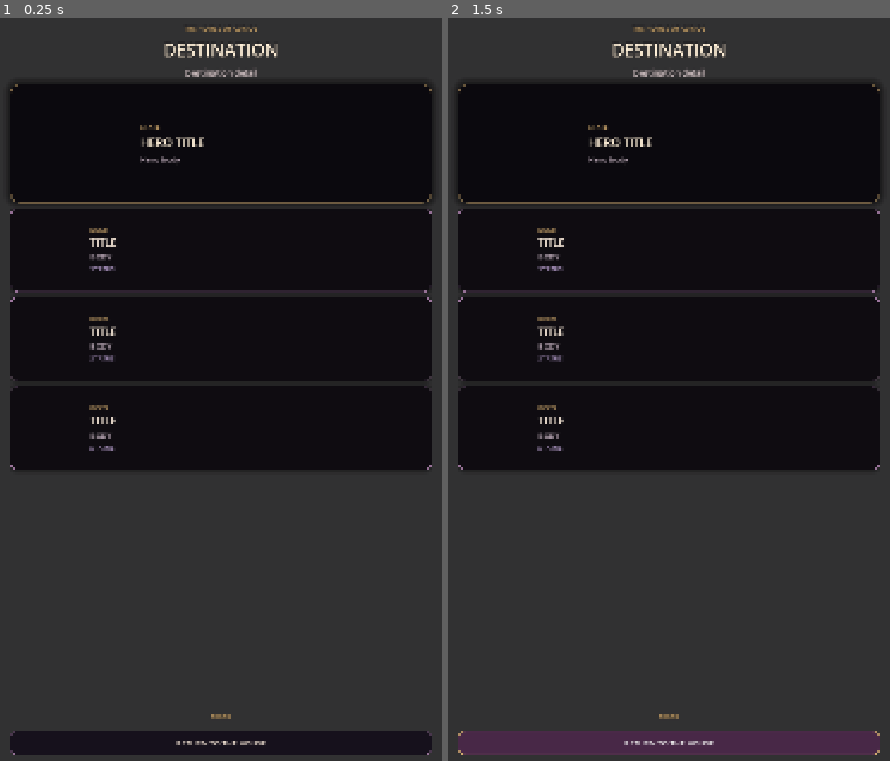
Above: before the commit, frames 1-2 (left to right).
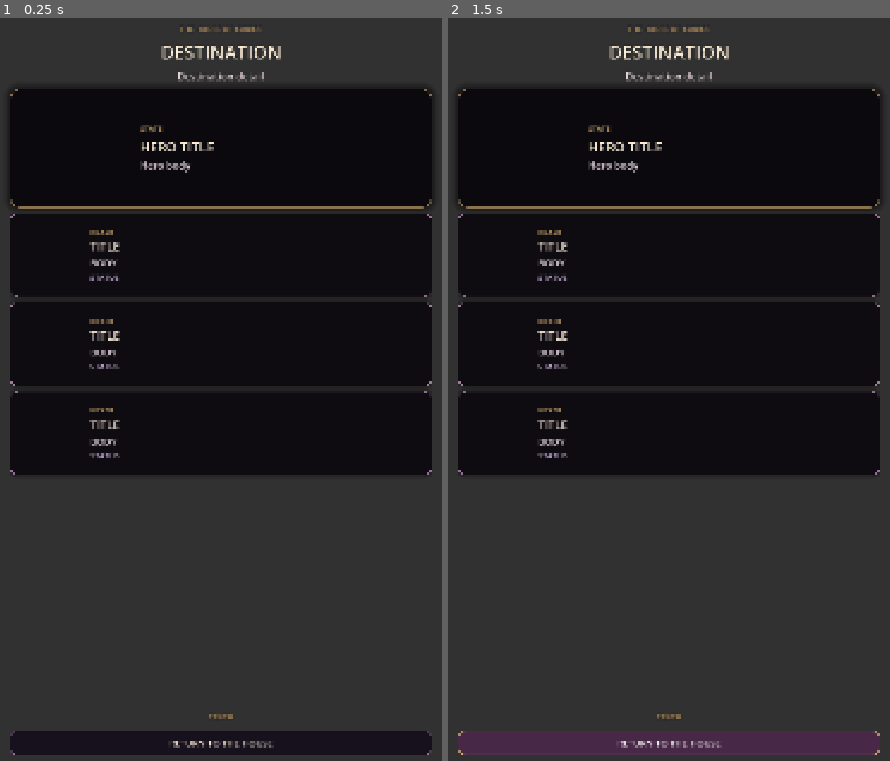
Above: after the commit, the same moments.

Repository: Jay-prodesign/akilta-match3
Game: Godot game, scene res://src/ui/meta/meta_destination_screen.tscn
The game is run twice, just before and just after one commit, with the same random seed, the same clock (stepped at 60 frames per second) and the same inputs. This scene is started directly instead of the project's main scene.
Inputs (mouse positions are in pixels of both pictures, inside the frame that each line leads up to):
- Up to frame 1 (0.25 s): no input
- Up to frame 2 (1.5 s): tap Enter at 0.5 s; move the mouse to (766, 367) at 0.52 s; click (766, 367) at 0.67 s; click "RETURN TO THE HOUSE" at 1.25 s

The runs differ from the first frame. In frame 1, 4.2% of the frame differs, in the area x 2-98%, y 1-99%; in frame 2, 4.2%.

Commit message:
Set mobile-readable typography hierarchy for meta destinations

Diff:
--- a/src/ui/meta/meta_destination_screen.tscn
+++ b/src/ui/meta/meta_destination_screen.tscn
@@ -109,7 +109,7 @@
 theme_override_colors/font_color = Color(0.831, 0.678, 0.439, 1)
 theme_override_colors/font_outline_color = Color(0.02, 0.014, 0.028, 0.95)
 theme_override_constants/outline_size = 4
-theme_override_font_sizes/font_size = 16
+theme_override_font_sizes/font_size = 18
 text = "THE HOUSE OF CURIOS"
 horizontal_alignment = 1
 
@@ -118,103 +118,103 @@
 theme_override_colors/font_color = Color(1, 0.941, 0.847, 1)
 theme_override_colors/font_outline_color = Color(0.02, 0.014, 0.028, 0.97)
 theme_override_constants/outline_size = 6
-theme_override_font_sizes/font_size = 42
+theme_override_font_sizes/font_size = 44
 text = "DESTINATION"
 horizontal_alignment = 1
 
 [node name="Detail" type="Label" parent="FeatureLayout"]
 layout_mode = 2
-theme_override_colors/font_color = Color(0.89, 0.824, 0.83, 1)
+theme_override_colors/font_color = Color(0.95, 0.89, 0.90, 1)
+theme_override_colors/font_outline_color = Color(0.02, 0.014, 0.028, 0.9)
+theme_override_constants/outline_size = 3
+theme_override_font_sizes/font_size = 24
+text = "Destination detail"
+horizontal_alignment = 1
+autowrap_mode = 2
+
+[node name="ChapterRitualProgress" type="Label" parent="FeatureLayout"]
+visible = false
+layout_mode = 2
+theme_override_colors/font_color = Color(0.831, 0.678, 0.439, 1)
 theme_override_colors/font_outline_color = Color(0.02, 0.014, 0.028, 0.9)
 theme_override_constants/outline_size = 3
 theme_override_font_sizes/font_size = 20
-text = "Destination detail"
-horizontal_alignment = 1
-autowrap_mode = 2
-
-[node name="ChapterRitualProgress" type="Label" parent="FeatureLayout"]
-visible = false
-layout_mode = 2
-theme_override_colors/font_color = Color(0.831, 0.678, 0.439, 1)
+text = "OPENING RITUAL · 0 / 3 DISPLAYS AWAKENED"
+horizontal_alignment = 1
+autowrap_mode = 2
+
+[node name="NoPurchasesNotice" type="Label" parent="FeatureLayout"]
+visible = false
+layout_mode = 2
+theme_override_colors/font_color = Color(0.831, 0.678, 0.439, 1)
+theme_override_font_sizes/font_size = 19
+text = "THE EMPORIUM IS SEALED · NO PURCHASES OR PAYMENTS"
+horizontal_alignment = 1
+autowrap_mode = 2
+
+[node name="ShopCurrencySummary" type="Label" parent="FeatureLayout"]
+visible = false
+layout_mode = 2
+theme_override_colors/font_color = Color(0.95, 0.816, 0.545, 1)
+theme_override_font_sizes/font_size = 21
+text = "HOUSE COINS  0 · MOONSTONES  0"
+horizontal_alignment = 1
+
+[node name="ShopCurrencyTruth" type="Label" parent="FeatureLayout"]
+visible = false
+layout_mode = 2
+theme_override_colors/font_color = Color(0.82, 0.72, 0.90, 1)
+theme_override_font_sizes/font_size = 18
+text = "EARNED IN PLAY · NOT PURCHASABLE"
+horizontal_alignment = 1
+
+[node name="FeatureHero" type="PanelContainer" parent="FeatureLayout"]
+custom_minimum_size = Vector2(0, 286)
+layout_mode = 2
+theme_override_styles/panel = SubResource("Hero")
+
+[node name="HeroRow" type="HBoxContainer" parent="FeatureLayout/FeatureHero"]
+layout_mode = 2
+theme_override_constants/separation = 20
+
+[node name="HeroArt" type="TextureRect" parent="FeatureLayout/FeatureHero/HeroRow"]
+custom_minimum_size = Vector2(270, 246)
+layout_mode = 2
+expand_mode = 1
+stretch_mode = 5
+
+[node name="ShopFeaturedOfferArt" type="TextureRect" parent="FeatureLayout/FeatureHero/HeroRow"]
+visible = false
+custom_minimum_size = Vector2(270, 246)
+layout_mode = 2
+expand_mode = 1
+stretch_mode = 5
+
+[node name="HeroCopy" type="VBoxContainer" parent="FeatureLayout/FeatureHero/HeroRow"]
+layout_mode = 2
+size_flags_horizontal = 3
+theme_override_constants/separation = 7
+alignment = 1
+
+[node name="FeatureHeroKicker" type="Label" parent="FeatureLayout/FeatureHero/HeroRow/HeroCopy"]
+layout_mode = 2
+theme_override_colors/font_color = Color(0.831, 0.678, 0.439, 1)
+theme_override_font_sizes/font_size = 18
+text = "STATE"
+
+[node name="FeatureHeroTitle" type="Label" parent="FeatureLayout/FeatureHero/HeroRow/HeroCopy"]
+layout_mode = 2
+theme_override_colors/font_color = Color(1, 0.941, 0.847, 1)
 theme_override_colors/font_outline_color = Color(0.02, 0.014, 0.028, 0.9)
 theme_override_constants/outline_size = 3
-theme_override_font_sizes/font_size = 16
-text = "OPENING RITUAL · 0 / 3 DISPLAYS AWAKENED"
-horizontal_alignment = 1
-autowrap_mode = 2
-
-[node name="NoPurchasesNotice" type="Label" parent="FeatureLayout"]
-visible = false
-layout_mode = 2
-theme_override_colors/font_color = Color(0.831, 0.678, 0.439, 1)
-theme_override_font_sizes/font_size = 15
-text = "THE EMPORIUM IS SEALED · NO PURCHASES OR PAYMENTS"
-horizontal_alignment = 1
-autowrap_mode = 2
-
-[node name="ShopCurrencySummary" type="Label" parent="FeatureLayout"]
-visible = false
-layout_mode = 2
-theme_override_colors/font_color = Color(0.95, 0.816, 0.545, 1)
-theme_override_font_sizes/font_size = 17
-text = "HOUSE COINS  0 · MOONSTONES  0"
-horizontal_alignment = 1
-
-[node name="ShopCurrencyTruth" type="Label" parent="FeatureLayout"]
-visible = false
-layout_mode = 2
-theme_override_colors/font_color = Color(0.75, 0.65, 0.84, 1)
-theme_override_font_sizes/font_size = 13
-text = "EARNED IN PLAY · NOT PURCHASABLE"
-horizontal_alignment = 1
-
-[node name="FeatureHero" type="PanelContainer" parent="FeatureLayout"]
-custom_minimum_size = Vector2(0, 286)
-layout_mode = 2
-theme_override_styles/panel = SubResource("Hero")
-
-[node name="HeroRow" type="HBoxContainer" parent="FeatureLayout/FeatureHero"]
-layout_mode = 2
-theme_override_constants/separation = 20
-
-[node name="HeroArt" type="TextureRect" parent="FeatureLayout/FeatureHero/HeroRow"]
-custom_minimum_size = Vector2(270, 246)
-layout_mode = 2
-expand_mode = 1
-stretch_mode = 5
-
-[node name="ShopFeaturedOfferArt" type="TextureRect" parent="FeatureLayout/FeatureHero/HeroRow"]
-visible = false
-custom_minimum_size = Vector2(270, 246)
-layout_mode = 2
-expand_mode = 1
-stretch_mode = 5
-
-[node name="HeroCopy" type="VBoxContainer" parent="FeatureLayout/FeatureHero/HeroRow"]
-layout_mode = 2
-size_flags_horizontal = 3
-theme_override_constants/separation = 7
-alignment = 1
-
-[node name="FeatureHeroKicker" type="Label" parent="FeatureLayout/FeatureHero/HeroRow/HeroCopy"]
-layout_mode = 2
-theme_override_colors/font_color = Color(0.831, 0.678, 0.439, 1)
-theme_override_font_sizes/font_size = 16
-text = "STATE"
-
-[node name="FeatureHeroTitle" type="Label" parent="FeatureLayout/FeatureHero/HeroRow/HeroCopy"]
-layout_mode = 2
-theme_override_colors/font_color = Color(1, 0.941, 0.847, 1)
-theme_override_colors/font_outline_color = Color(0.02, 0.014, 0.028, 0.9)
-theme_override_constants/outline_size = 3
-theme_override_font_sizes/font_size = 28
+theme_override_font_sizes/font_size = 32
 text = "HERO TITLE"
 autowrap_mode = 2
 
 [node name="HeroBody" type="Label" parent="FeatureLayout/FeatureHero/HeroRow/HeroCopy"]
 layout_mode = 2
-theme_override_colors/font_color = Color(0.84, 0.76, 0.82, 1)
-theme_override_font_sizes/font_size = 19
+theme_override_colors/font_color = Color(0.90, 0.84, 0.88, 1)
+theme_override_font_sizes/font_size = 24
 text = "Hero body"
 autowrap_mode = 2
 
@@ -225,7 +225,7 @@
 disabled = true
 theme_override_colors/font_color = Color(0.93, 0.86, 0.91, 1)
 theme_override_colors/font_disabled_color = Color(0.67, 0.61, 0.67, 1)
-theme_override_font_sizes/font_size = 16
+theme_override_font_sizes/font_size = 20
 theme_override_styles/normal = SubResource("Secondary")
 theme_override_styles/disabled = SubResource("Secondary")
 text = "COMMERCE NOT CONNECTED"
@@ -240,7 +240,7 @@
 layout_mode = 2
 size_flags_horizontal = 3
 theme_override_colors/font_color = Color(1, 0.941, 0.847, 1)
-theme_override_font_sizes/font_size = 18
+theme_override_font_sizes/font_size = 22
 theme_override_styles/normal = SubResource("Primary")
 theme_override_styles/hover = SubResource("Primary")
 theme_override_styles/pressed = SubResource("Primary")
@@ -252,7 +252,7 @@
 size_flags_horizontal = 3
 theme_override_colors/font_color = Color(0.93, 0.86, 0.91, 1)
 theme_override_colors/font_disabled_color = Color(0.56, 0.49, 0.56, 1)
-theme_override_font_sizes/font_size = 18
+theme_override_font_sizes/font_size = 22
 theme_override_styles/normal = SubResource("Secondary")
 theme_override_styles/hover = SubResource("Secondary")
 theme_override_styles/pressed = SubResource("Secondary")
@@ -271,22 +271,22 @@
 
 [node name="DailyPracticeKicker" type="Label" parent="FeatureLayout/DailyPracticeCard/DailyContent"]
 layout_mode = 2
-theme_override_colors/font_color = Color(0.75, 0.65, 0.84, 1)
-theme_override_font_sizes/font_size = 14
+theme_override_colors/font_color = Color(0.82, 0.72, 0.90, 1)
+theme_override_font_sizes/font_size = 18
 text = "DEVICE-LOCAL DAILY PRACTICE"
 horizontal_alignment = 1
 
 [node name="DailyPracticeTitle" type="Label" parent="FeatureLayout/DailyPracticeCard/DailyContent"]
 layout_mode = 2
 theme_override_colors/font_color = Color(1, 0.941, 0.847, 1)
-theme_override_font_sizes/font_size = 20
+theme_override_font_sizes/font_size = 24
 text = "DAILY HOUSE RITUAL · SEALED"
 horizontal_alignment = 1
 
 [node name="DailyPracticeTruth" type="Label" parent="FeatureLayout/DailyPracticeCard/DailyContent"]
 layout_mode = 2
 theme_override_colors/font_color = Color(0.831, 0.678, 0.439, 1)
-theme_override_font_sizes/font_size = 13
+theme_override_font_sizes/font_size = 18
 text = "COMPLETE AN OPENING RITUAL TO UNLOCK LOCAL PRACTICE"
 horizontal_alignment = 1
 autowrap_mode = 2
@@ -297,7 +297,7 @@
 disabled = true
 theme_override_colors/font_color = Color(1, 0.941, 0.847, 1)
 theme_override_colors/font_disabled_color = Color(0.56, 0.49, 0.56, 1)
-theme_override_font_sizes/font_size = 17
+theme_override_font_sizes/font_size = 22
 theme_override_styles/normal = SubResource("Secondary")
 theme_override_styles/hover = SubResource("Primary")
 theme_override_styles/pressed = SubResource("Primary")
@@ -309,7 +309,7 @@
 custom_minimum_size = Vector2(0, 60)
 layout_mode = 2
 theme_override_colors/font_color = Color(1, 0.941, 0.847, 1)
-theme_override_font_sizes/font_size = 18
+theme_override_font_sizes/font_size = 22
 theme_override_styles/normal = SubResource("Primary")
 theme_override_styles/hover = SubResource("Primary")
 theme_override_styles/pressed = SubResource("Primary")
@@ -320,7 +320,7 @@
 custom_minimum_size = Vector2(0, 60)
 layout_mode = 2
 theme_override_colors/font_color = Color(1, 0.941, 0.847, 1)
-theme_override_font_sizes/font_size = 18
+theme_override_font_sizes/font_size = 22
 theme_override_styles/normal = SubResource("Primary")
 theme_override_styles/hover = SubResource("Primary")
 theme_override_styles/pressed = SubResource("Primary")
@@ -359,7 +359,7 @@
 [node name="Kicker" type="Label" parent="FeatureLayout/CardScroll/Cards/Card1/Row/Copy"]
 layout_mode = 2
 theme_override_colors/font_color = Color(0.831, 0.678, 0.439, 1)
-theme_override_font_sizes/font_size = 13
+theme_override_font_sizes/font_size = 16
 text = "KICKER"
 
 [node name="Title" type="Label" parent="FeatureLayout/CardScroll/Cards/Card1/Row/Copy"]
@@ -367,24 +367,24 @@
 theme_override_colors/font_color = Color(0.96, 0.9, 0.84, 1)
 theme_override_colors/font_outline_color = Color(0.02, 0.014, 0.028, 0.96)
 theme_override_constants/outline_size = 2
-theme_override_font_sizes/font_size = 25
+theme_override_font_sizes/font_size = 28
 text = "TITLE"
 
 [node name="Body" type="Label" parent="FeatureLayout/CardScroll/Cards/Card1/Row/Copy"]
 layout_mode = 2
-theme_override_colors/font_color = Color(0.84, 0.76, 0.82, 1)
-theme_override_colors/font_outline_color = Color(0.02, 0.014, 0.028, 0.96)
-theme_override_constants/outline_size = 2
-theme_override_font_sizes/font_size = 18
+theme_override_colors/font_color = Color(0.90, 0.84, 0.88, 1)
+theme_override_colors/font_outline_color = Color(0.02, 0.014, 0.028, 0.96)
+theme_override_constants/outline_size = 2
+theme_override_font_sizes/font_size = 23
 text = "BODY"
 autowrap_mode = 2
 
 [node name="Status" type="Label" parent="FeatureLayout/CardScroll/Cards/Card1/Row/Copy"]
 layout_mode = 2
-theme_override_colors/font_color = Color(0.75, 0.65, 0.84, 1)
-theme_override_colors/font_outline_color = Color(0.02, 0.014, 0.028, 0.96)
-theme_override_constants/outline_size = 2
-theme_override_font_sizes/font_size = 16
+theme_override_colors/font_color = Color(0.82, 0.72, 0.90, 1)
+theme_override_colors/font_outline_color = Color(0.02, 0.014, 0.028, 0.96)
+theme_override_constants/outline_size = 2
+theme_override_font_sizes/font_size = 19
 text = "STATUS"
 autowrap_mode = 2
 
@@ -411,7 +411,7 @@
 [node name="Kicker" type="Label" parent="FeatureLayout/CardScroll/Cards/Card2/Row/Copy"]
 layout_mode = 2
 theme_override_colors/font_color = Color(0.831, 0.678, 0.439, 1)
-theme_override_font_sizes/font_size = 13
+theme_override_font_sizes/font_size = 16
 text = "KICKER"
 
 [node name="Title" type="Label" parent="FeatureLayout/CardScroll/Cards/Card2/Row/Copy"]
@@ -419,24 +419,24 @@
 theme_override_colors/font_color = Color(0.96, 0.9, 0.84, 1)
 theme_override_colors/font_outline_color = Color(0.02, 0.014, 0.028, 0.96)
 theme_override_constants/outline_size = 2
-theme_override_font_sizes/font_size = 25
+theme_override_font_sizes/font_size = 28
 text = "TITLE"
 
 [node name="Body" type="Label" parent="FeatureLayout/CardScroll/Cards/Card2/Row/Copy"]
 layout_mode = 2
-theme_override_colors/font_color = Color(0.84, 0.76, 0.82, 1)
-theme_override_colors/font_outline_color = Color(0.02, 0.014, 0.028, 0.96)
-theme_override_constants/outline_size = 2
-theme_override_font_sizes/font_size = 18
+theme_override_colors/font_color = Color(0.90, 0.84, 0.88, 1)
+theme_override_colors/font_outline_color = Color(0.02, 0.014, 0.028, 0.96)
+theme_override_constants/outline_size = 2
+theme_override_font_sizes/font_size = 23
 text = "BODY"
 autowrap_mode = 2
 
 [node name="Status" type="Label" parent="FeatureLayout/CardScroll/Cards/Card2/Row/Copy"]
 layout_mode = 2
-theme_override_colors/font_color = Color(0.75, 0.65, 0.84, 1)
-theme_override_colors/font_outline_color = Color(0.02, 0.014, 0.028, 0.96)
-theme_override_constants/outline_size = 2
-theme_override_font_sizes/font_size = 16
+theme_override_colors/font_color = Color(0.82, 0.72, 0.90, 1)
+theme_override_colors/font_outline_color = Color(0.02, 0.014, 0.028, 0.96)
+theme_override_constants/outline_size = 2
+theme_override_font_sizes/font_size = 19
 text = "STATUS"
 autowrap_mode = 2
 
@@ -463,7 +463,7 @@
 [node name="Kicker" type="Label" parent="FeatureLayout/CardScroll/Cards/Card3/Row/Copy"]
 layout_mode = 2
 theme_override_colors/font_color = Color(0.831, 0.678, 0.439, 1)
-theme_override_font_sizes/font_size = 13
+theme_override_font_sizes/font_size = 16
 text = "KICKER"
 
 [node name="Title" type="Label" parent="FeatureLayout/CardScroll/Cards/Card3/Row/Copy"]
@@ -471,70 +471,70 @@
 theme_override_colors/font_color = Color(0.96, 0.9, 0.84, 1)
 theme_override_colors/font_outline_color = Color(0.02, 0.014, 0.028, 0.96)
 theme_override_constants/outline_size = 2
-theme_override_font_sizes/font_size = 25
+theme_override_font_sizes/font_size = 28
 text = "TITLE"
 
 [node name="Body" type="Label" parent="FeatureLayout/CardScroll/Cards/Card3/Row/Copy"]
 layout_mode = 2
-theme_override_colors/font_color = Color(0.84, 0.76, 0.82, 1)
-theme_override_colors/font_outline_color = Color(0.02, 0.014, 0.028, 0.96)
-theme_override_constants/outline_size = 2
-theme_override_font_sizes/font_size = 18
+theme_override_colors/font_color = Color(0.90, 0.84, 0.88, 1)
+theme_override_colors/font_outline_color = Color(0.02, 0.014, 0.028, 0.96)
+theme_override_constants/outline_size = 2
+theme_override_font_sizes/font_size = 23
 text = "BODY"
 autowrap_mode = 2
 
 [node name="Status" type="Label" parent="FeatureLayout/CardScroll/Cards/Card3/Row/Copy"]
 layout_mode = 2
-theme_override_colors/font_color = Color(0.75, 0.65, 0.84, 1)
-theme_override_colors/font_outline_color = Color(0.02, 0.014, 0.028, 0.96)
-theme_override_constants/outline_size = 2
+theme_override_colors/font_color = Color(0.82, 0.72, 0.90, 1)
+theme_override_colors/font_outline_color = Color(0.02, 0.014, 0.028, 0.96)
+theme_override_constants/outline_size = 2
+theme_override_font_sizes/font_size = 19
+text = "STATUS"
+autowrap_mode = 2
+
+[node name="SaveHealthCard" type="PanelContainer" parent="FeatureLayout"]
+visible = false
+custom_minimum_size = Vector2(0, 250)
+layout_mode = 2
+theme_override_styles/panel = SubResource("Card")
+
+[node name="SaveHealthContent" type="VBoxContainer" parent="FeatureLayout/SaveHealthCard"]
+layout_mode = 2
+theme_override_constants/separation = 5
+
+[node name="Kicker" type="Label" parent="FeatureLayout/SaveHealthCard/SaveHealthContent"]
+layout_mode = 2
+theme_override_colors/font_color = Color(0.831, 0.678, 0.439, 1)
 theme_override_font_sizes/font_size = 16
-text = "STATUS"
-autowrap_mode = 2
-
-[node name="SaveHealthCard" type="PanelContainer" parent="FeatureLayout"]
-visible = false
-custom_minimum_size = Vector2(0, 250)
-layout_mode = 2
-theme_override_styles/panel = SubResource("Card")
-
-[node name="SaveHealthContent" type="VBoxContainer" parent="FeatureLayout/SaveHealthCard"]
-layout_mode = 2
-theme_override_constants/separation = 5
-
-[node name="Kicker" type="Label" parent="FeatureLayout/SaveHealthCard/SaveHealthContent"]
-layout_mode = 2
-theme_override_colors/font_color = Color(0.831, 0.678, 0.439, 1)
-theme_override_font_sizes/font_size = 14
 text = "SAVE & ACCOUNT"
 horizontal_alignment = 1
 
 [node name="LocalSaveStatus" type="Label" parent="FeatureLayout/SaveHealthCard/SaveHealthContent"]
 layout_mode = 2
 theme_override_colors/font_color = Color(1, 0.941, 0.847, 1)
+theme_override_font_sizes/font_size = 24
+text = "LOCAL SAVE · DEVICE-LOCAL"
+horizontal_alignment = 1
+
+[node name="LocalSaveDetail" type="Label" parent="FeatureLayout/SaveHealthCard/SaveHealthContent"]
+layout_mode = 2
+theme_override_colors/font_color = Color(0.90, 0.84, 0.88, 1)
+theme_override_font_sizes/font_size = 21
+text = "Progress is stored on this device."
+horizontal_alignment = 1
+autowrap_mode = 2
+
+[node name="CloudSyncStatus" type="Label" parent="FeatureLayout/SaveHealthCard/SaveHealthContent"]
+layout_mode = 2
+theme_override_colors/font_color = Color(0.82, 0.72, 0.90, 1)
 theme_override_font_sizes/font_size = 20
-text = "LOCAL SAVE · DEVICE-LOCAL"
-horizontal_alignment = 1
-
-[node name="LocalSaveDetail" type="Label" parent="FeatureLayout/SaveHealthCard/SaveHealthContent"]
-layout_mode = 2
-theme_override_colors/font_color = Color(0.84, 0.76, 0.82, 1)
-theme_override_font_sizes/font_size = 17
-text = "Progress is stored on this device."
-horizontal_alignment = 1
-autowrap_mode = 2
-
-[node name="CloudSyncStatus" type="Label" parent="FeatureLayout/SaveHealthCard/SaveHealthContent"]
-layout_mode = 2
-theme_override_colors/font_color = Color(0.75, 0.65, 0.84, 1)
-theme_override_font_sizes/font_size = 16
 text = "CLOUD SYNC · NOT CONNECTED"
 horizontal_alignment = 1
 
 [node name="CloudSyncDetail" type="Label" parent="FeatureLayout/SaveHealthCard/SaveHealthContent"]
 layout_mode = 2
 theme_override_colors/font_color = Color(0.72, 0.66, 0.72, 1)
-theme_override_font_sizes/font_size = 16
+theme_override_font_sizes/font_size = 20
 text = "No account sign-in, remote backup, or cross-device restore is active in this build."
 horizontal_alignment = 1
 autowrap_mode = 2
@@ -545,7 +545,7 @@
 theme_override_colors/font_color = Color(0.831, 0.678, 0.439, 1)
 theme_override_colors/font_outline_color = Color(0.02, 0.014, 0.028, 0.9)
 theme_override_constants/outline_size = 3
-theme_override_font_sizes/font_size = 14
+theme_override_font_sizes/font_size = 18
 text = "TRUTH"
 horizontal_alignment = 1
 vertical_alignment = 1
@@ -555,7 +555,7 @@
 custom_minimum_size = Vector2(0, 58)
 layout_mode = 2
 theme_override_colors/font_color = Color(0.96, 0.9, 0.84, 1)
-theme_override_font_sizes/font_size = 19
+theme_override_font_sizes/font_size = 22
 theme_override_styles/normal = SubResource("Secondary")
 theme_override_styles/hover = SubResource("Primary")
 theme_override_styles/pressed = SubResource("Primary")
